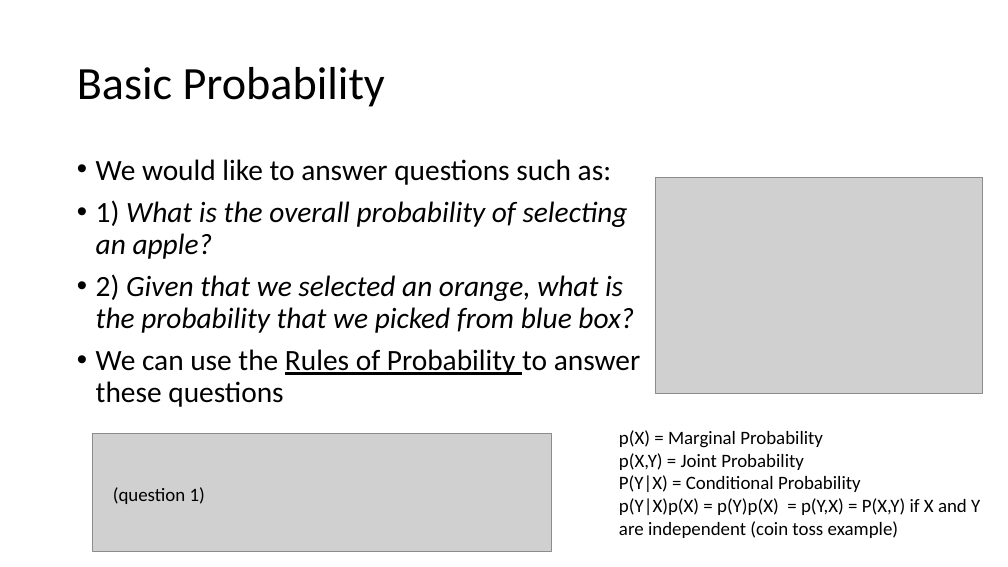
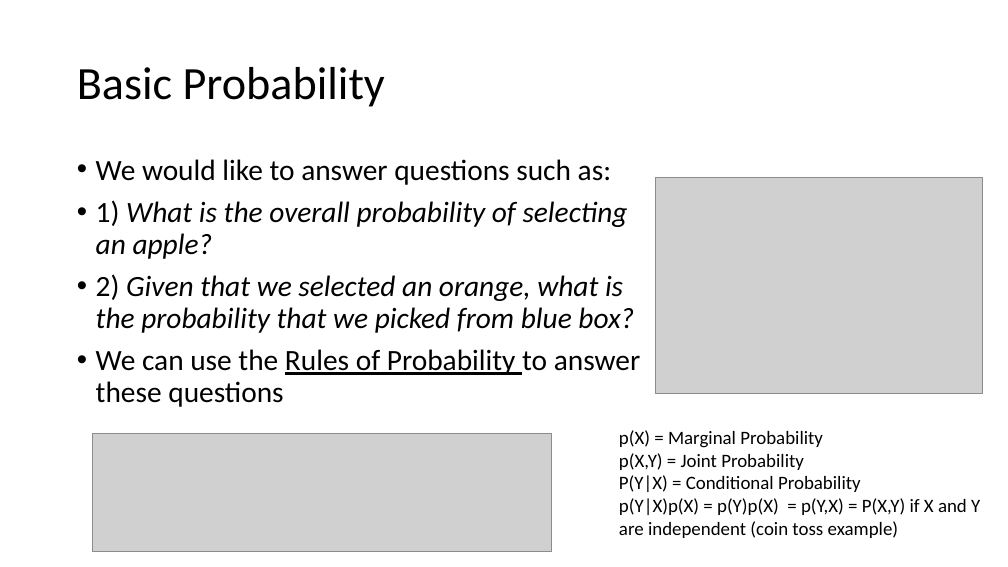
Before and after one commit to russellu/cs405, a slide deck: slide 17 of Lecture_04.pptx. Drawn at 1008x567 pixels with LibreOffice and Linux fonts; fonts in the diff are those of the drawing; grey boxes stand for pictures. Boxes give left, top, right and bottom in pixels: in the first picture for what was removed or moved away, otherwise in the second. Text is boxed around its words. In the diff, an @@ line names an element or a change of style, - is before the commit and + after.

```diff
--- a/Lecture_04.pptx
+++ b/Lecture_04.pptx
@@ text removed at box(113, 487, 205, 504) @@
-(question 1)
```
Also in this commit, not shown: 1 other file.
